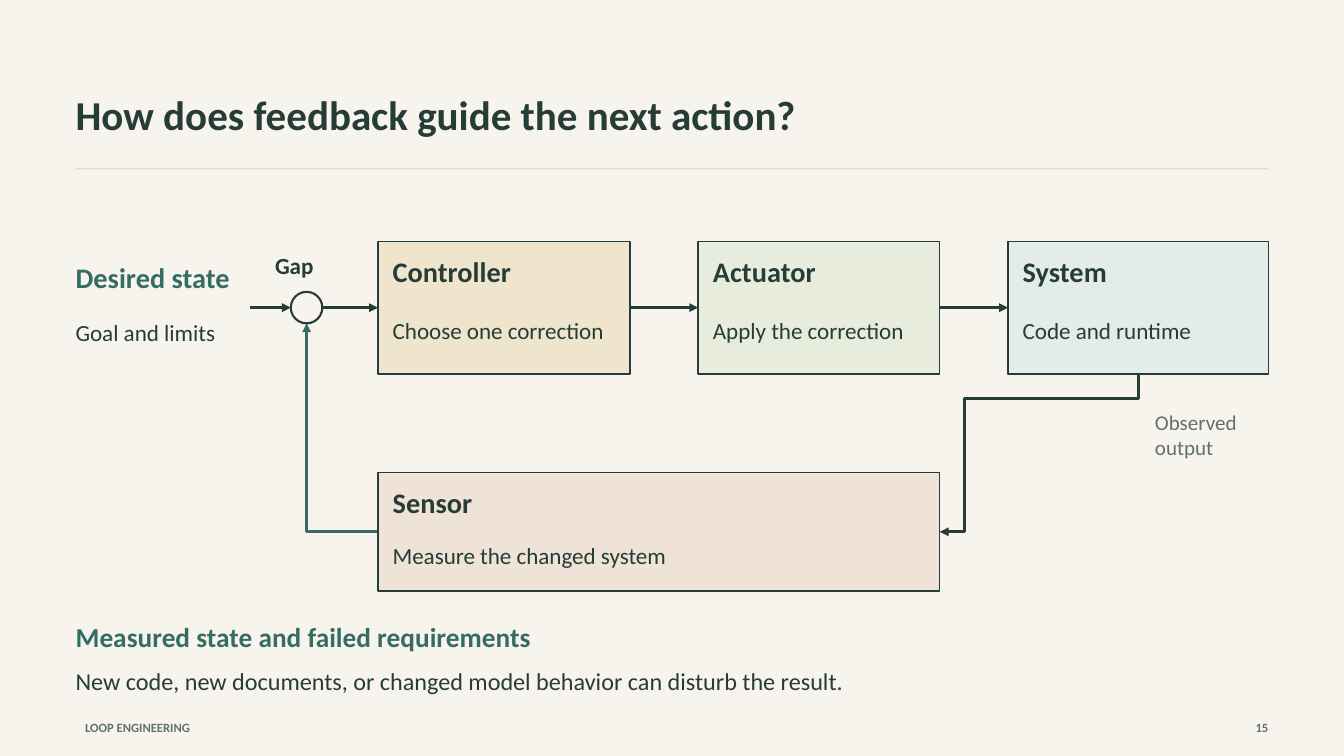
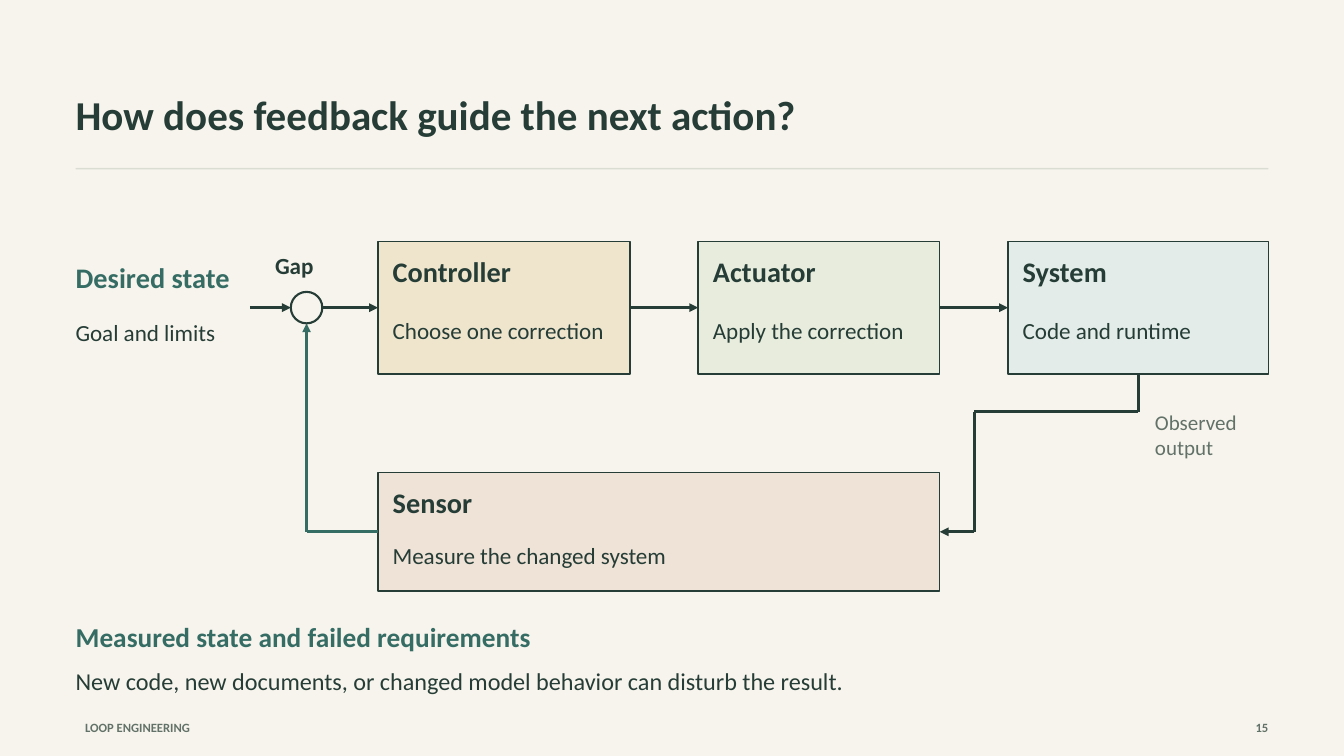
Before and after one commit to dswh/relaydesk, a slide deck: slide 15 of docs/workshop/current/Loop_Engineering_Workshop_Deck.pptx. Drawn at 1344x756 pixels with LibreOffice and Linux fonts; fonts in the diff are those of the drawing. Boxes give left, top, right and bottom in pixels: in the first picture for what was removed or moved away, otherwise in the second. Text is boxed around its words. In the diff, an @@ line names an element or a change of style, - is before the commit and + after.

```diff
--- a/docs/workshop/current/Loop_Engineering_Workshop_Deck.pptx
+++ b/docs/workshop/current/Loop_Engineering_Workshop_Deck.pptx
@@ elbow arrow removed from (1138, 374) to (940, 532) @@
@@ line added from (1138, 374) to (1138, 411), #253D36 2.1 pt @@
@@ line added from (1138, 411) to (975, 411), #253D36 2.1 pt @@
@@ line added from (975, 411) to (975, 532), #253D36 2.1 pt @@
@@ arrow added from (975, 532) to (940, 532), #253D36 2.1 pt @@
```
Also in this commit, not shown: 3 other slides changed, 14 other files.
